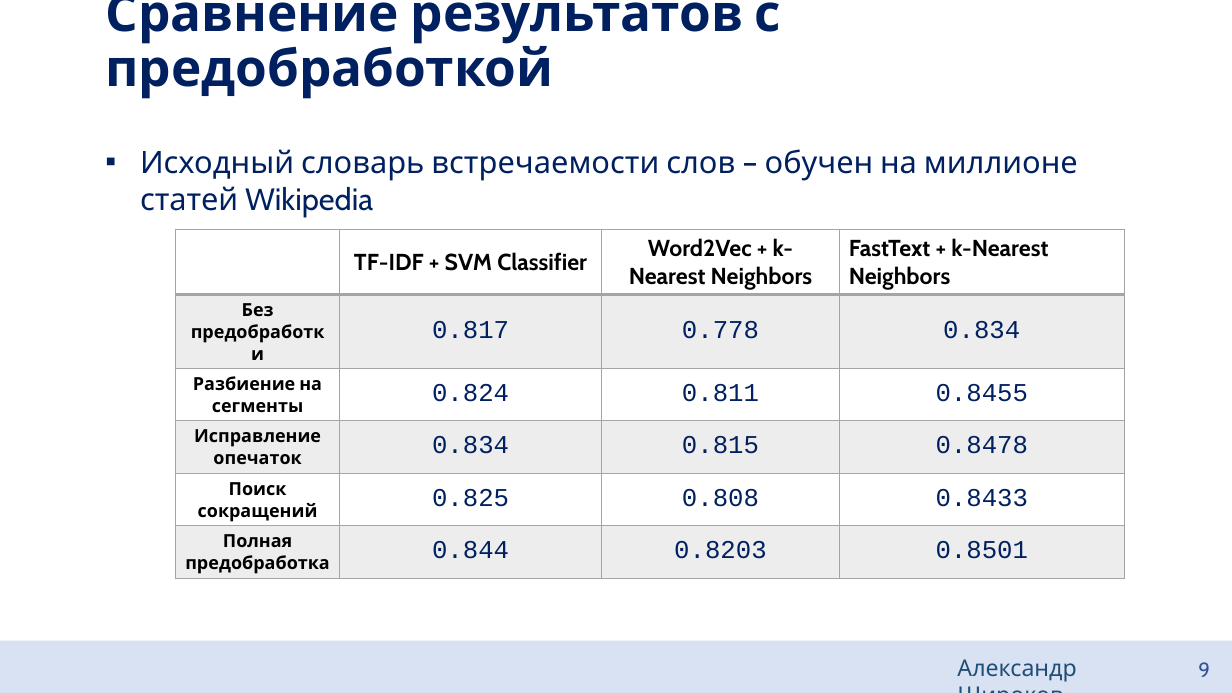
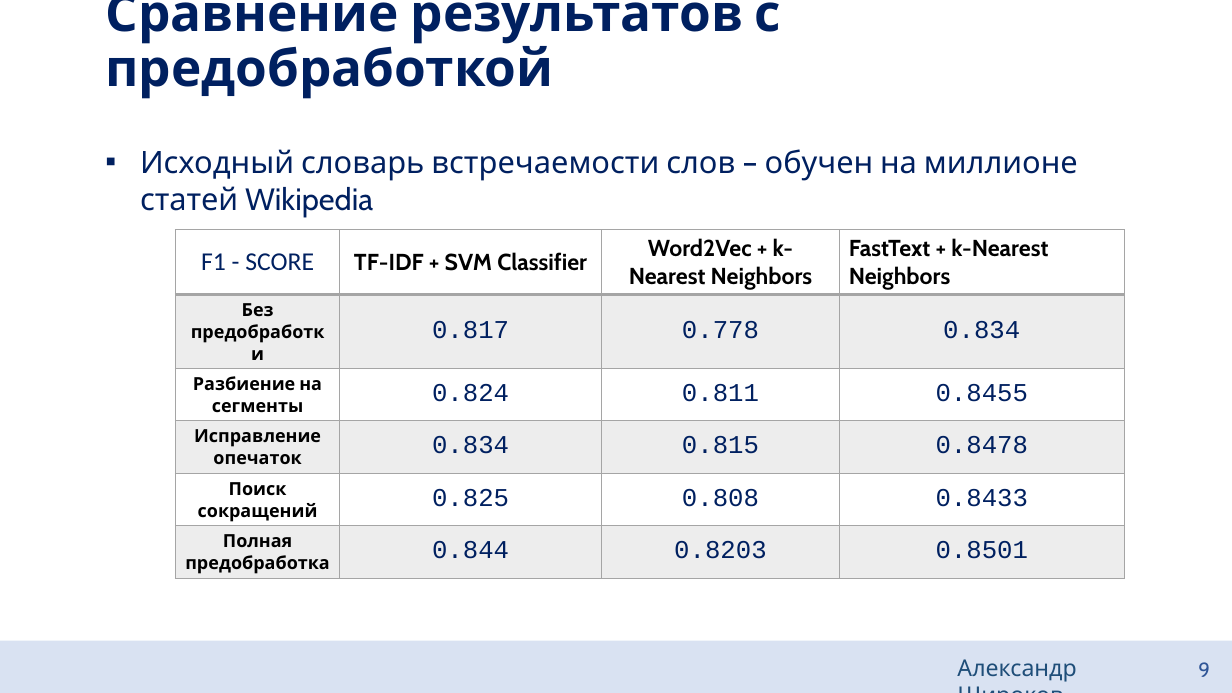
Before and after one commit to aptmess/diploma-paper, a slide deck: slide 9 of 03. conference (17.04.21)/conference.pptx. Drawn at 1232x693 pixels with LibreOffice and Linux fonts; fonts in the diff are those of the drawing. Boxes give left, top, right and bottom in pixels: in the first picture for what was removed or moved away, otherwise in the second. Text is boxed around its words. In the diff, an @@ line names an element or a change of style, - is before the commit and + after.

```diff
--- a/03. conference (17.04.21)/conference.pptx
+++ b/03. conference (17.04.21)/conference.pptx
@@ table at <box>176,230,1125,578</box> @@
-row 1, column 1: 
+row 1, column 1: F1 - SCORE
```
Also in this commit, not shown: 4 other slides changed, 2 other files.
